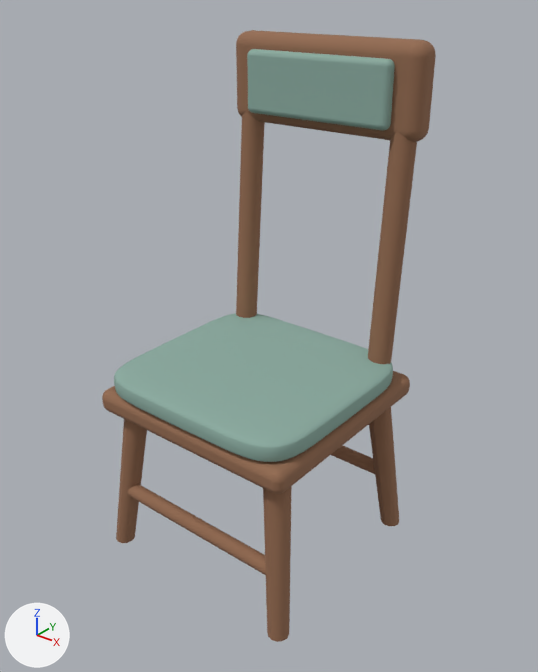
One commit to the glTF model prototypes/furniture/assets/chair.glb: the scene before it, then after it.
The view is the same before and after, from a 50 mm camera at (1.119, -1.355, 1.489) aimed at (0.028, 0.009, 0.643). Every picture has the same lights, and +X, +Y and +Z are marked at lower left. The first picture is the older version. Where no turn or scale is listed for an object, it has been applied to the vertices. Vertices at exactly the same position are counted once.

Names of what the first picture shows: 'back-pad', 'back-post--1', 'back-post-1', 'chair-leg--1-1', 'chair-leg-1--1', 'chair-leg-1-1', 'framed-back', 'seat-cushion-1', 'stretcher-1', 'underframe' and 1 more.
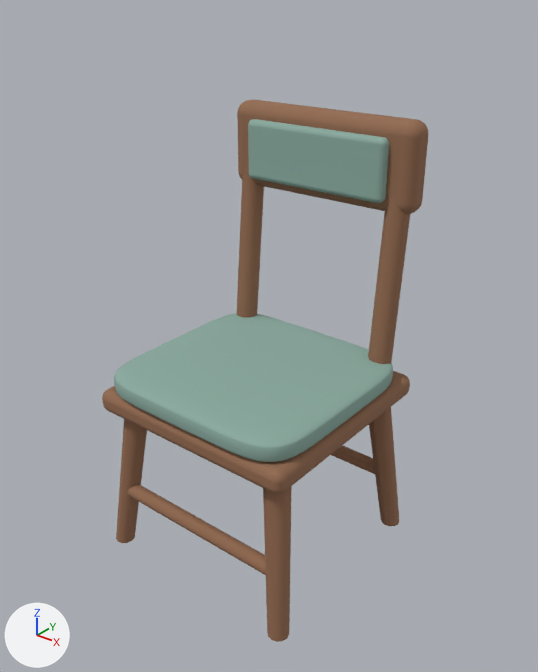
Where the newer file only moved an object's origin or applied its transform, the numbers keep the older frame.

Changed parts and their boxes [x1, y1, x2, y2] in the pictures (538 x 672 px):
'back-pad', moved: before [247, 49, 395, 130]; after [248, 119, 389, 203]
'framed-back', moved: before [236, 30, 436, 142]; after [237, 99, 428, 214]
'back-post-1', reshaped (14% narrower, 28% shorter): before [368, 131, 417, 364]; after [368, 196, 410, 364]
'back-post--1', reshaped (7% narrower, 27% shorter): before [236, 111, 265, 318]; after [237, 168, 264, 318]

The edits, one by one:
me_mesh_8 is used by ob_back_post__1; location (-0.235, 0.25, 0.873).
me_mesh_8 had 28 vertices, 48 faces and spanned x -0.032..0.032, y -0.062..0.062, z -0.425..0.425.
me_mesh_8 now has 28 vertices, 48 faces and spans x -0.032..0.032, y -0.062..0.062, z -0.426..0.249.
me_mesh_8 part 1: all 14 vertices in x -0.032..0.032, y -0.002..0.062, z 0.42..0.425 are moved by (0.0, 0.0, -0.177).
me_mesh_9 is used by ob_back_post_1; location (0.235, 0.25, 0.873).
me_mesh_9 had 28 vertices, 48 faces and spanned x -0.032..0.032, y -0.062..0.062, z -0.425..0.425.
me_mesh_9 now has 28 vertices, 48 faces and spans x -0.032..0.032, y -0.062..0.062, z -0.426..0.249.
me_mesh_9 part 2: all 14 vertices in x -0.032..0.032, y -0.002..0.062, z 0.42..0.425 are moved by (0.0, 0.0, -0.177).
Object 'framed-back' (ob_framed_back) moves from (0.0, 0.28, 1.24) to (0.0, 0.28, 1.064).
Object 'back-pad' (ob_back_pad) moves from (0.0, 0.23, 1.235) to (0.0, 0.23, 1.059).
